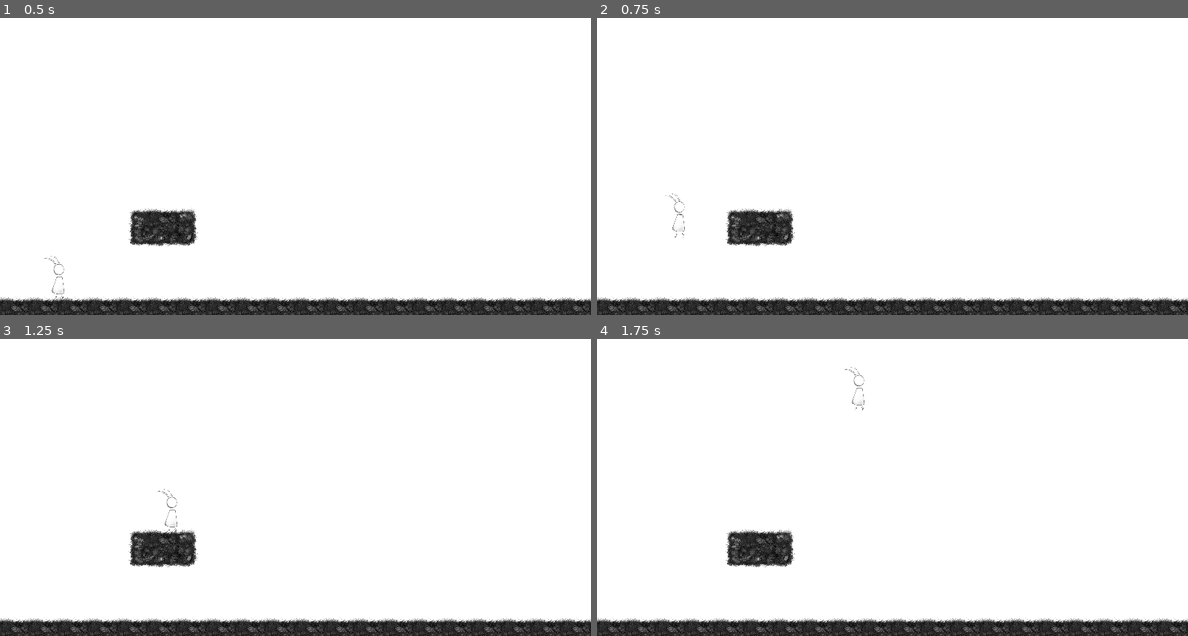
Above: before the commit, frames 1-4 (two rows, left to right).
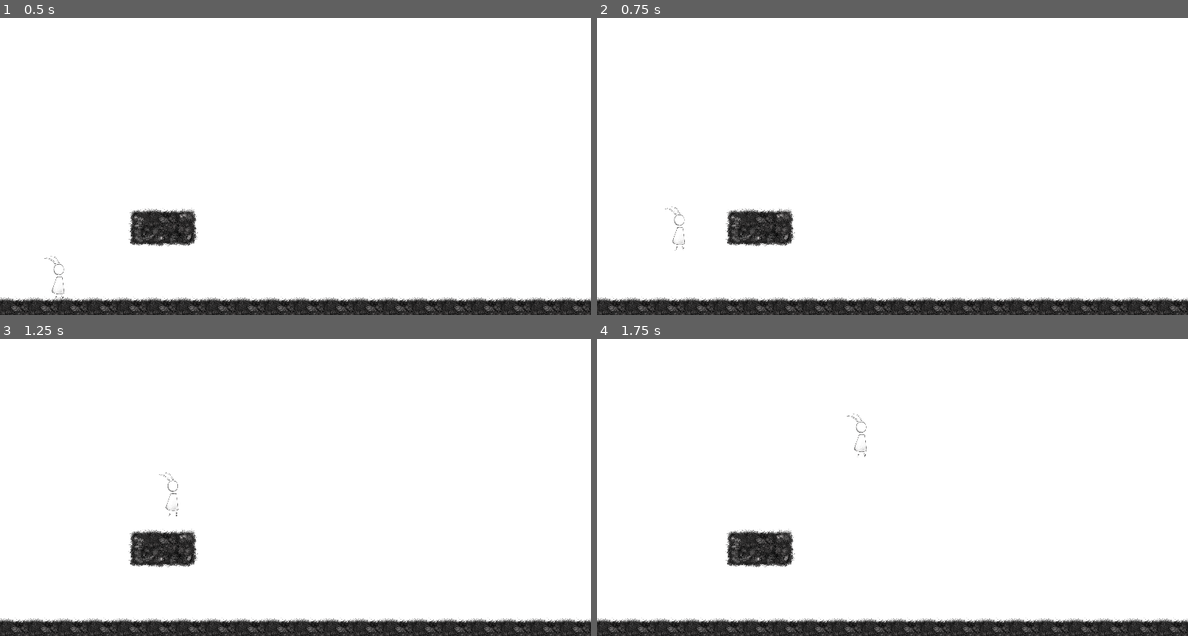
Above: after the commit, the same moments.

Repository: uatuko/game-off-2021
Game: Godot game, scene res://src/levels/grasslands.tscn
Same seed, same stepped clock (60 frames per second), same inputs: the game is played once before the commit and once after it.
Inputs:
- Up to frame 1 (0.5 s): no input
- Up to frame 2 (0.75 s): hold D (move_right) from 0.53 s (still down); hold W (jump) from 0.53 s (still down)
- Up to frame 3 (1.25 s): keep holding D (move_right); keep holding W (jump)
- Up to frame 4 (1.75 s): keep holding D (move_right); release W (jump) at 1.28 s; tap W (jump) at 1.35, 1.52 s

Frame 1 is identical in both runs. In frame 2, 0.1% of the frame differs, in the area x 11-15%, y 58-79%; in frame 3, 0.1%; in frame 4, 0.1%, in the area x 41-46%, y 9-40%.

Commit message:
issue #10 - add variable jump height based on user input

Diff:
--- a/src/actor/Actor.gd
+++ b/src/actor/Actor.gd
@@ -1,4 +1,5 @@
 extends KinematicBody2D
+
 class_name Actor
 
 const FLOOR_NORMAL := Vector2.UP
@@ -8,8 +9,9 @@
 export var floor_drag := 1500.0
 export var air_drag := 250.0
 
-export var jump_power := 900.0
+export var jump_power := 650.0
 export var glide_speed := 200.0
 export var gravity := 2000.0
+export var gravity_jumping := 1000.0
 
 var _velocity := Vector2.ZERO
--- a/src/actor/Player.gd
+++ b/src/actor/Player.gd
@@ -4,6 +4,7 @@
 
 func _physics_process(delta):
 	var is_on_floor = is_on_floor()
+	var is_jump_pressed = Input.is_action_pressed("jump")
 	var move_left_strength = Input.get_action_strength("move_left")
 	var move_right_strength = Input.get_action_strength("move_right")
 
@@ -44,10 +45,16 @@
 		_velocity.x = clamp(_velocity.x + drag * delta, -run_max_speed, 0)
 
 	# Apply gravity
-	_velocity.y += gravity * delta
+	if is_jump_pressed and _velocity.y < 0:
+		# While jumping, weaken gravity so as to enable the player to jump higher
+		# The player is jumping when they have the jump button pressed and they
+		# have not reached the peak of their jump arc
+		_velocity.y += gravity_jumping * delta
+	else:
+		_velocity.y += gravity * delta
 
 	# Glide
-	if _has_double_jumped and Input.is_action_pressed("jump") and _velocity.y > 0:
+	if _has_double_jumped and is_jump_pressed and _velocity.y > 0:
 		_velocity.y = clamp(_velocity.y, 0, glide_speed)
 
 	# Move player
